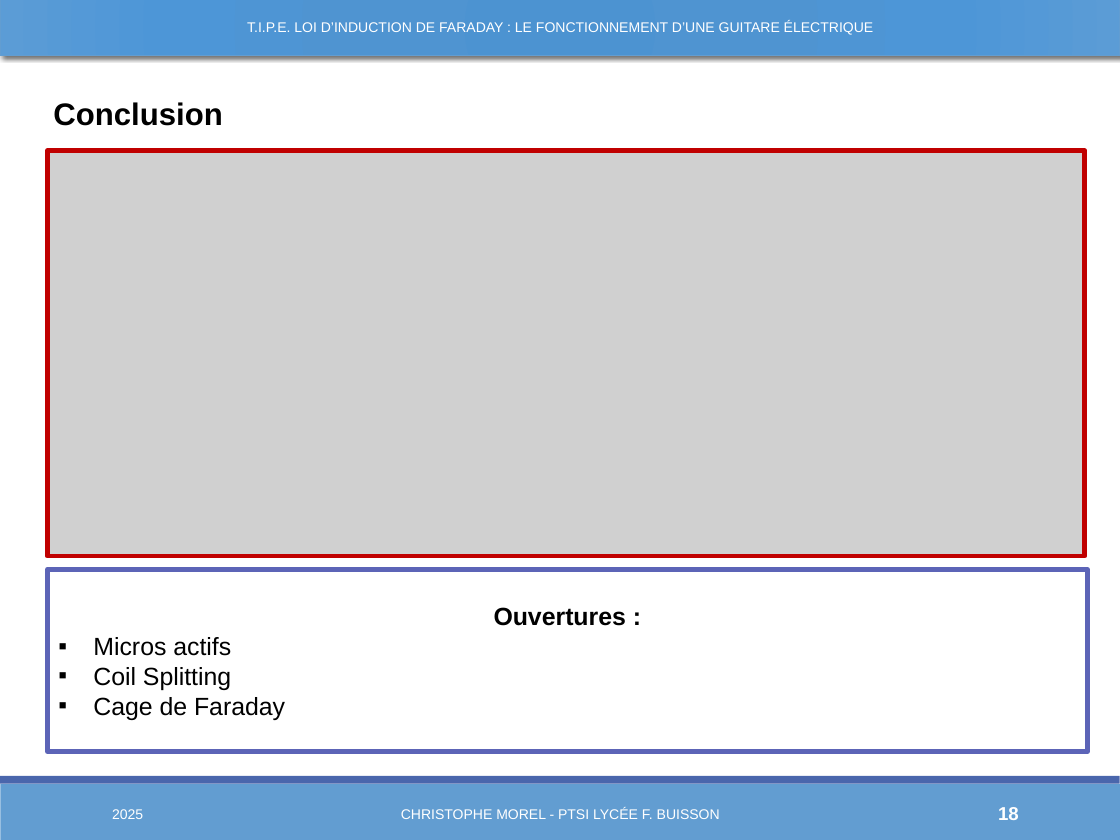
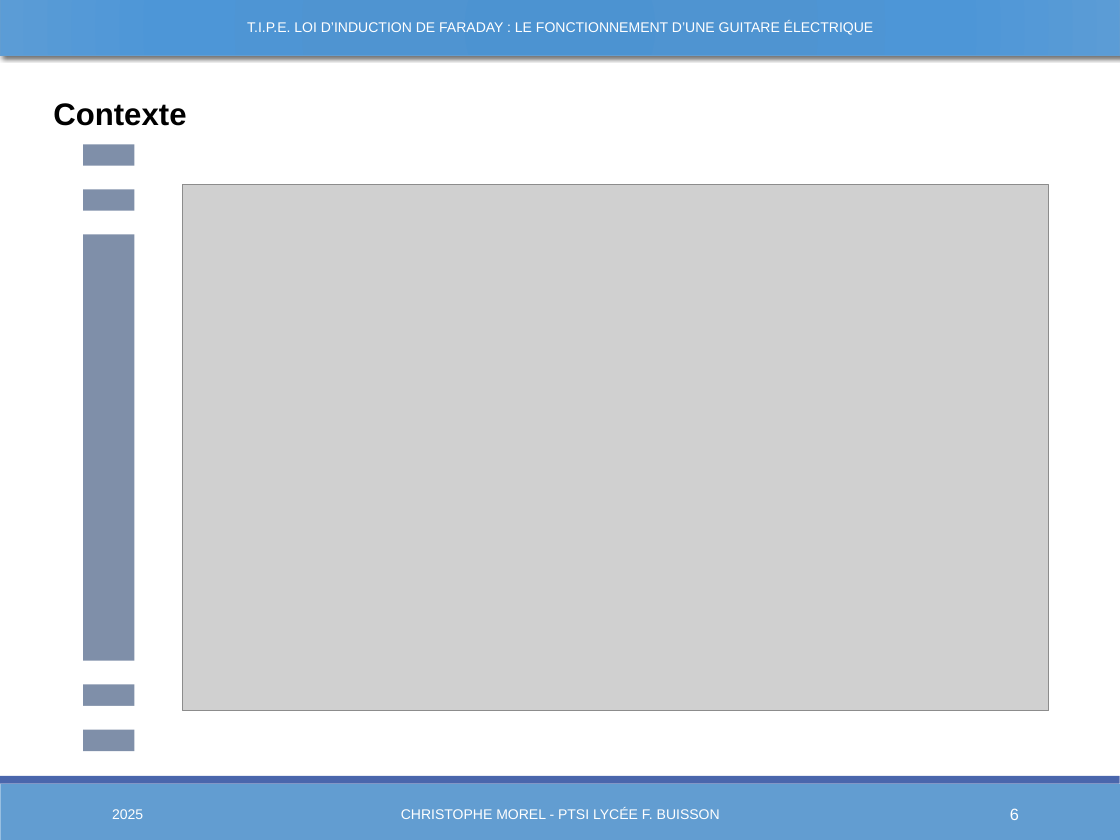
Before and after one commit to Chrismorel7/TIPE---Micro_guitare_elec, a slide deck: slide 6 of Views/Decembre.pptx (slide 18 before the commit). Drawn at 1120x840 pixels with LibreOffice and Linux fonts; fonts in the diff are those of the drawing; grey boxes stand for pictures. Boxes give left, top, right and bottom in pixels: in the first picture for what was removed or moved away, otherwise in the second. Text is boxed around its words. In the diff, an @@ line names an element or a change of style, - is before the commit and + after.

```diff
--- a/Views/Decembre.pptx
+++ b/Views/Decembre.pptx
@@ text at (53,103,186,126): text changed @@
-Conclusion
+Contexte
@@ rectangle added at (83,144,134,752), fill #7F8FA9 @@
@@ rectangle added at (76,166,137,189), fill #FFFFFF @@
@@ picture: place and size @@
-picture at (47,150,1084,556)
+picture at (183,185,1049,711)
@@ rectangle added at (78,211,139,234), fill #FFFFFF @@
@@ rectangle: place and size @@
-rectangle at (45,517,1085,541)
+rectangle at (39,523,1080,547)
@@ rectangle removed at (47,569,1088,752) @@
-Ouvertures :
-▪ Micros actifs
-▪ Coil Splitting
-▪ Cage de Faraday
@@ rectangle added at (76,661,137,684), fill #FFFFFF @@
@@ rectangle added at (78,706,139,729), fill #FFFFFF @@
@@ page number at (1010,808,1019,820): text changed; size 12 to 10.5 pt; bold off @@
-18
+6
```
Also in this commit, not shown: 18 other slides changed, 6 slides added, 22 other files.
